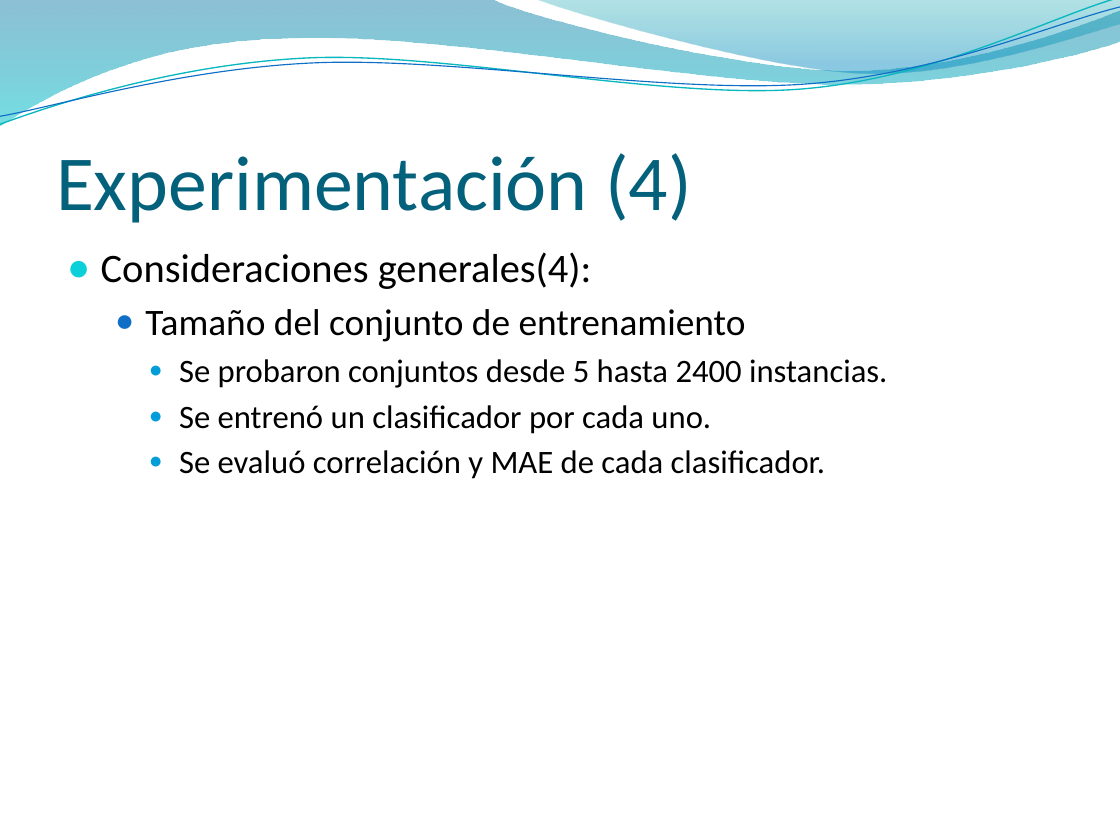
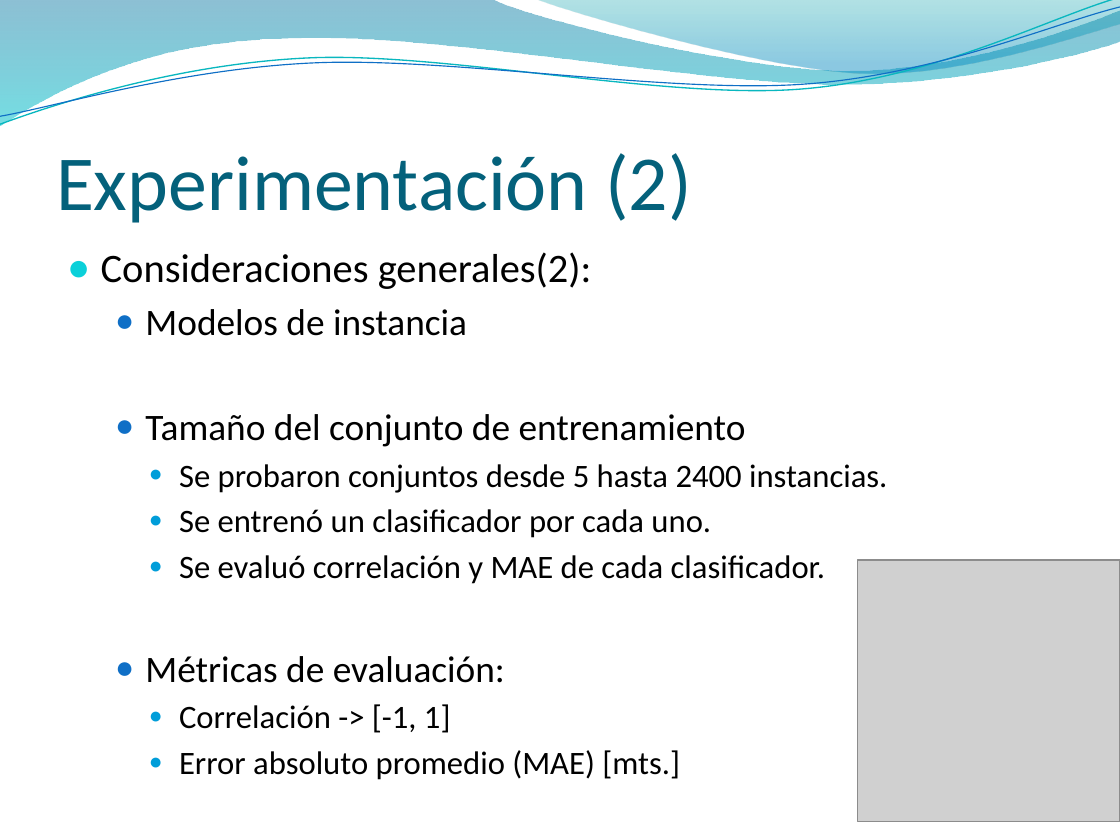
Before and after one commit to jaffadog/neuralito, a slide deck: slide 3 of neuralito/ArfGen/docs/Entregas/Informe Final/presentacion/maxi2.pptx (slide 5 before the commit). Drawn at 1120x840 pixels with LibreOffice and Linux fonts; fonts in the diff are those of the drawing; grey boxes stand for pictures; background and template pictures are left out. Boxes give left, top, right and bottom in pixels: in the first picture for what was removed or moved away, otherwise in the second. Text is boxed around its words. In the diff, an @@ line names an element or a change of style, - is before the commit and + after.

```diff
--- a/neuralito/ArfGen/docs/Entregas/Informe Final/presentacion/maxi2.pptx
+++ b/neuralito/ArfGen/docs/Entregas/Informe Final/presentacion/maxi2.pptx
@@ title at box(56, 153, 691, 223): text changed @@
-Experimentación (4)
+Experimentación (2)
@@ text at box(101, 252, 592, 336): text changed @@
-● Consideraciones generales(4):
+● Consideraciones generales(2):
+  ● Modelos de instancia
@@ picture added at box(858, 560, 1120, 821) @@
@@ text at box(145, 656, 680, 780): paragraphs added @@
+  ● Métricas de evaluación:
+    ● Correlación -> [-1, 1]
+    ● Error absoluto promedio (MAE) [mts.]
```
Also in this commit, not shown: 2 other slides changed, 2 slides removed.
